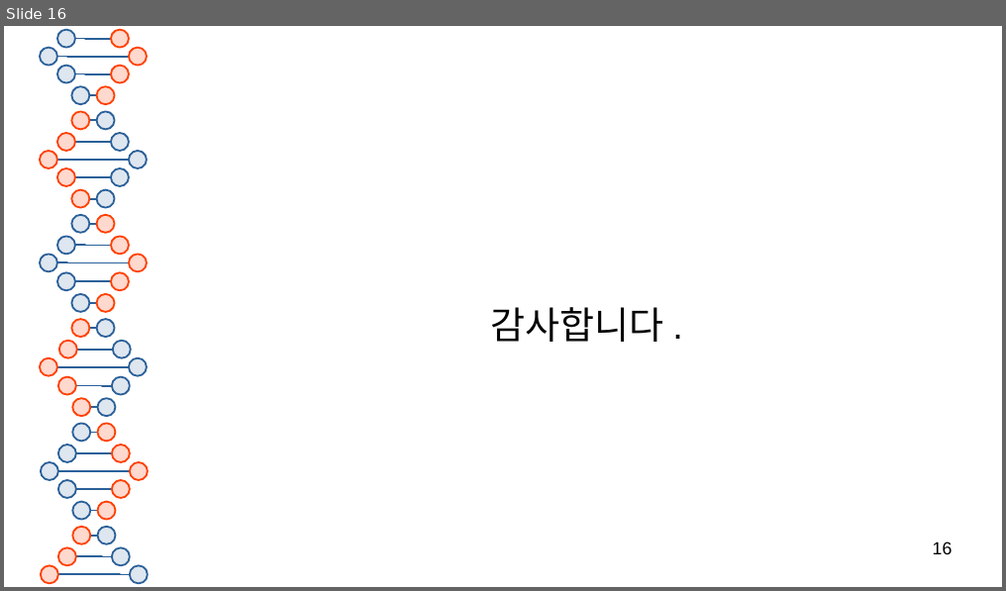
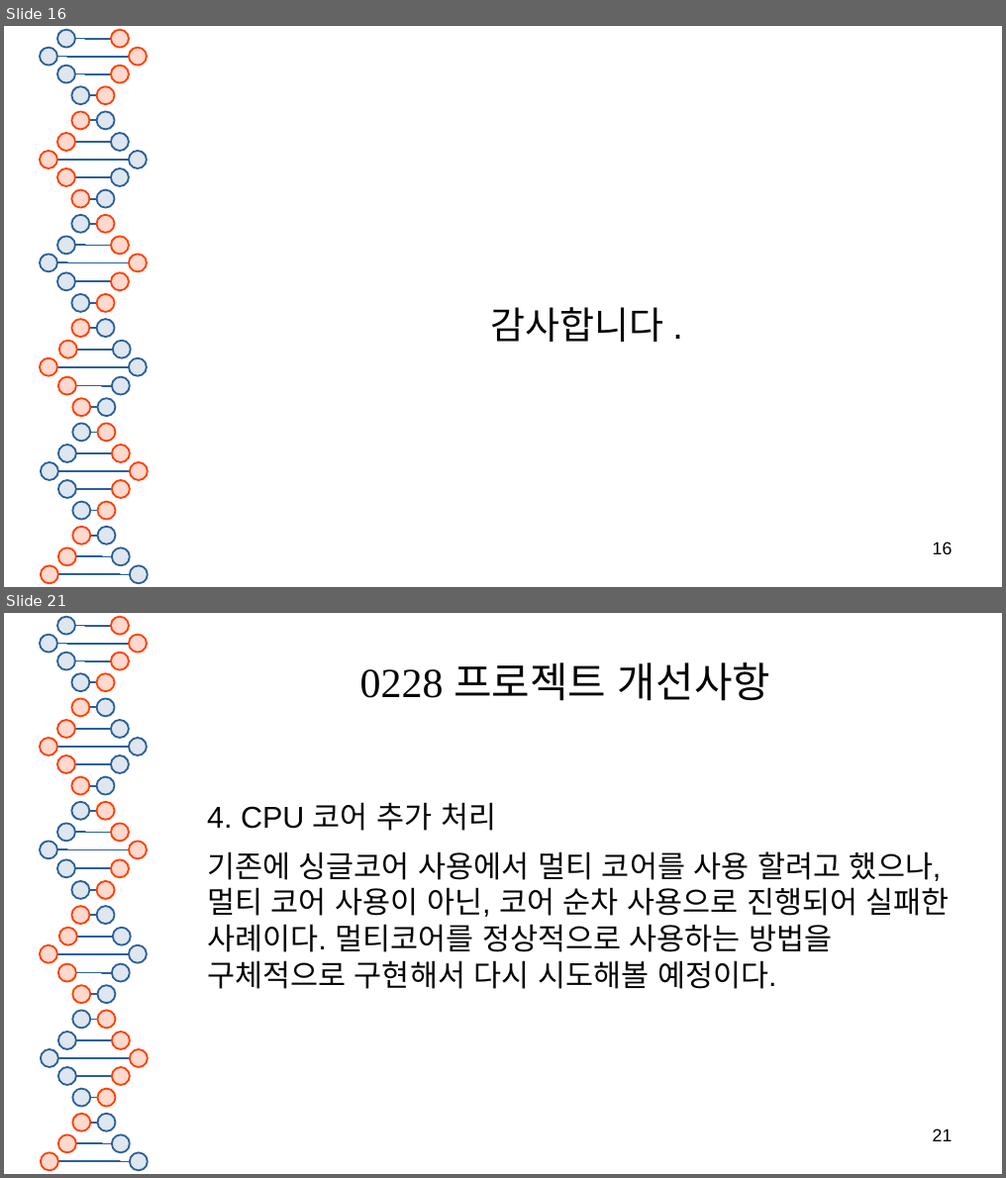
Before and after one commit to pskcci/intel-01, a slide deck: class01/mini-project/03_Choi&Song/minipro.odp. Shown one above the other, each under a label of ours: slide 16 before the commit, slides 16 and 21 after it; the slides between them are not shown. The pictures are 1006x591 and 1006x1178 pixels, drawn with LibreOffice and Linux fonts; fonts in the diff are those of the drawing. Boxes give left, top, right and bottom in pixels: in the first picture for what was removed or moved away, otherwise in the second. Text is boxed around its words. In the diff, an @@ line names an element or a change of style, - is before the commit and + after.

```diff
--- a/class01/mini-project/03_Choi&Song/minipro.odp
+++ b/class01/mini-project/03_Choi&Song/minipro.odp
@@ slide 21 added at (4, 613, 1002, 1174), background #FFFFFF; not listed: 81 template elements that a slide beside it also shows @@
@@ title added at (360, 663, 770, 701), 33 pt, text #050505 @@
+0228 프로젝트 개선사항
@@ text added at (207, 802, 949, 989), 24 pt, text #050505 @@
+4. CPU 코어 추가 처리
+기존에 싱글코어 사용에서 멀티 코어를 사용 할려고 했으나, 멀티 코어 사용이 아닌, 코어 순차 사용으로 진행되어 실패한 사례이다. 멀티코어를 정상적으로 사용하는 방법을 구체적으로 구현해서 다시 시도해볼 예정이다.
@@ page number added at (933, 1129, 952, 1142), 14 pt, text #000000 @@
+21
```
Also in this commit, not shown: 6 other slides added, 4 other files.
